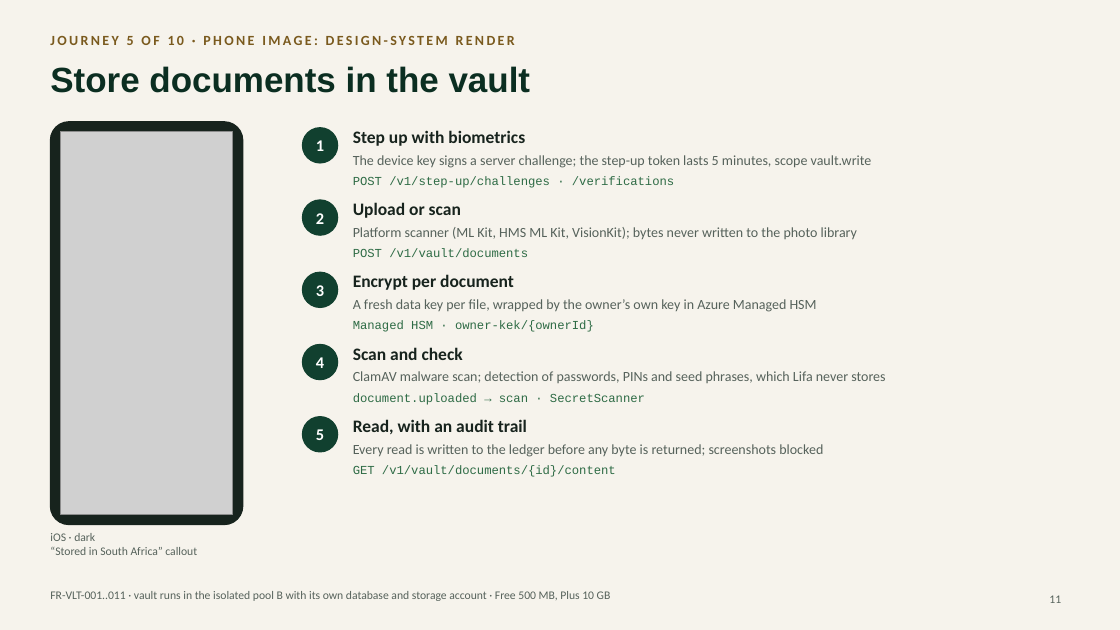
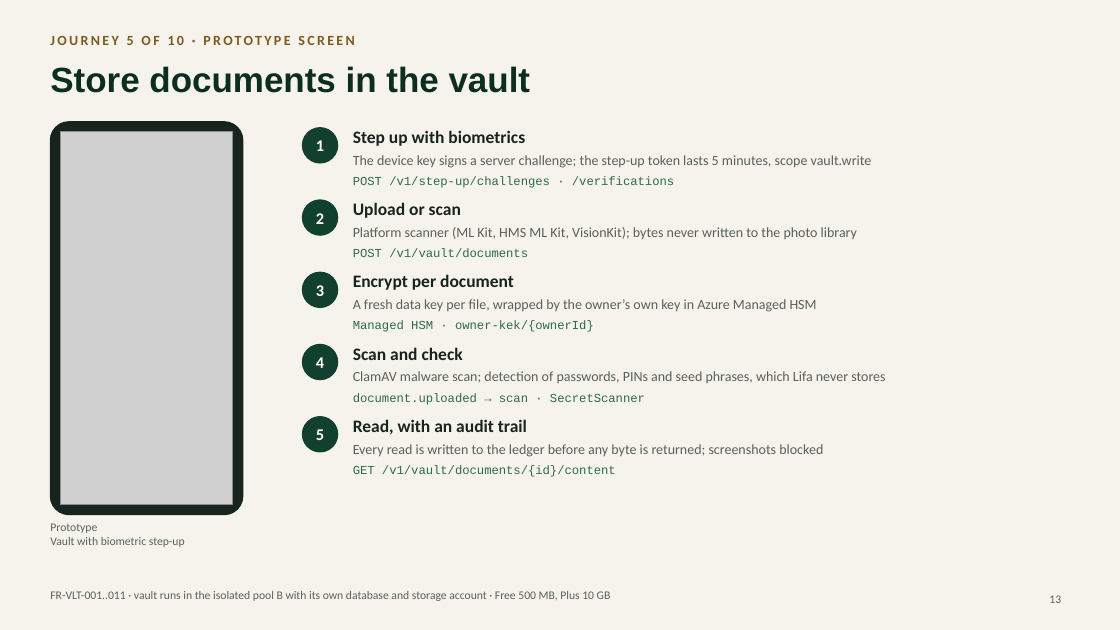
Before and after one commit to faztmobile/lifa, a slide deck: slide 13 of docs/architecture/Lifa-mobile-end-to-end.pptx (slide 11 before the commit). Drawn at 1120x630 pixels with LibreOffice and Linux fonts; fonts in the diff are those of the drawing; grey boxes stand for pictures. Boxes give left, top, right and bottom in pixels: in the first picture for what was removed or moved away, otherwise in the second. Text is boxed around its words. In the diff, an @@ line names an element or a change of style, - is before the commit and + after.

```diff
--- a/docs/architecture/Lifa-mobile-end-to-end.pptx
+++ b/docs/architecture/Lifa-mobile-end-to-end.pptx
@@ text at (50, 36, 354, 45): text changed @@
-JOURNEY 5 OF 10 · PHONE IMAGE: DESIGN-SYSTEM RENDER
+JOURNEY 5 OF 10 · PROTOTYPE SCREEN
@@ rounded rectangle: place and size @@
-rounded rectangle at (50, 122, 243, 525)
+rounded rectangle at (50, 122, 243, 515)
@@ picture: place and size @@
-picture at (60, 132, 233, 515)
+picture at (60, 132, 233, 505)
@@ text at (50, 523, 185, 547): text changed @@
-iOS · dark
-“Stored in South Africa” callout
+Prototype
+Vault with biometric step-up
@@ page number at (1049, 595, 1061, 603): text changed @@
-11
+13
```
Also in this commit, not shown: 10 other slides changed, 2 slides added, 16 other files.
